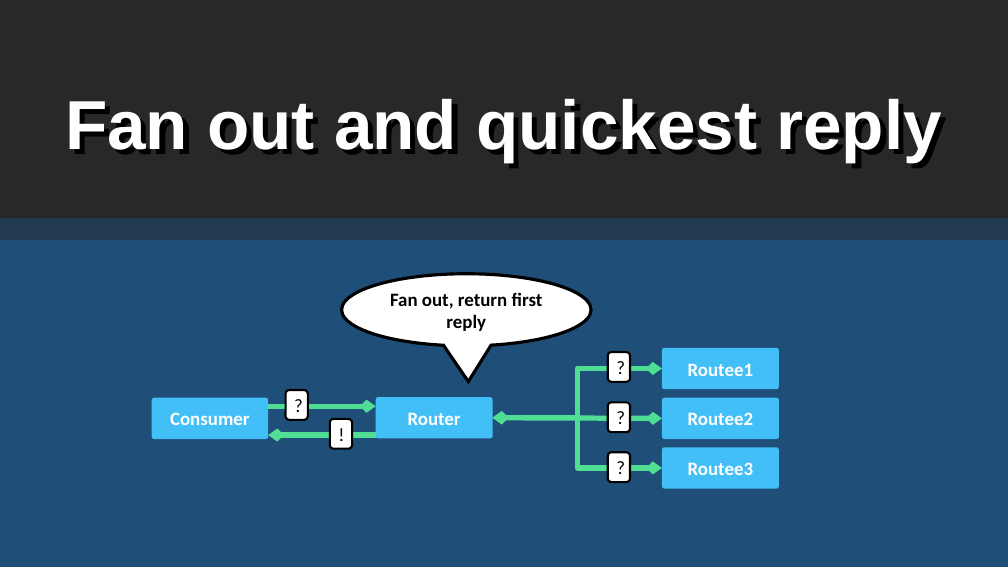
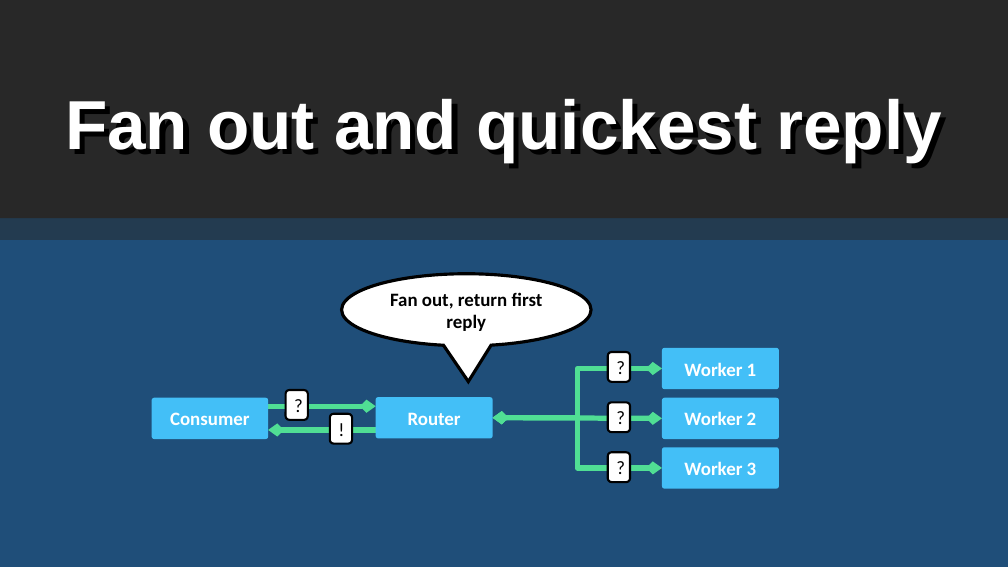
Before and after one commit to rogeralsing/Presentations, a slide deck: slide 25 of FailingGracefully/QConSP/protoactor.pptx (slide 21 before the commit). Drawn at 1008x567 pixels with LibreOffice and Linux fonts; fonts in the diff are those of the drawing. Boxes give left, top, right and bottom in pixels: in the first picture for what was removed or moved away, otherwise in the second. Text is boxed around its words. In the diff, an @@ line names an element or a change of style, - is before the commit and + after.

```diff
--- a/FailingGracefully/QConSP/protoactor.pptx
+++ b/FailingGracefully/QConSP/protoactor.pptx
@@ text in rounded rectangle at bbox=[684, 362, 757, 376]: text changed @@
-Routee1
+Worker 1
@@ rounded rectangle "!": place and size @@
-rounded rectangle "!" at bbox=[330, 419, 352, 448]
+rounded rectangle "!" at bbox=[330, 414, 352, 443]
@@ text in rounded rectangle at bbox=[684, 411, 757, 425]: text changed @@
-Routee2
+Worker 2
@@ arrow moved from (268, 435) - (376, 435) to (268, 430) - (376, 430) @@
@@ text in rounded rectangle at bbox=[684, 461, 757, 475]: text changed @@
-Routee3
+Worker 3
```
Also in this commit, not shown: 7 other slides changed, 6 slides added, 6 slides removed.
